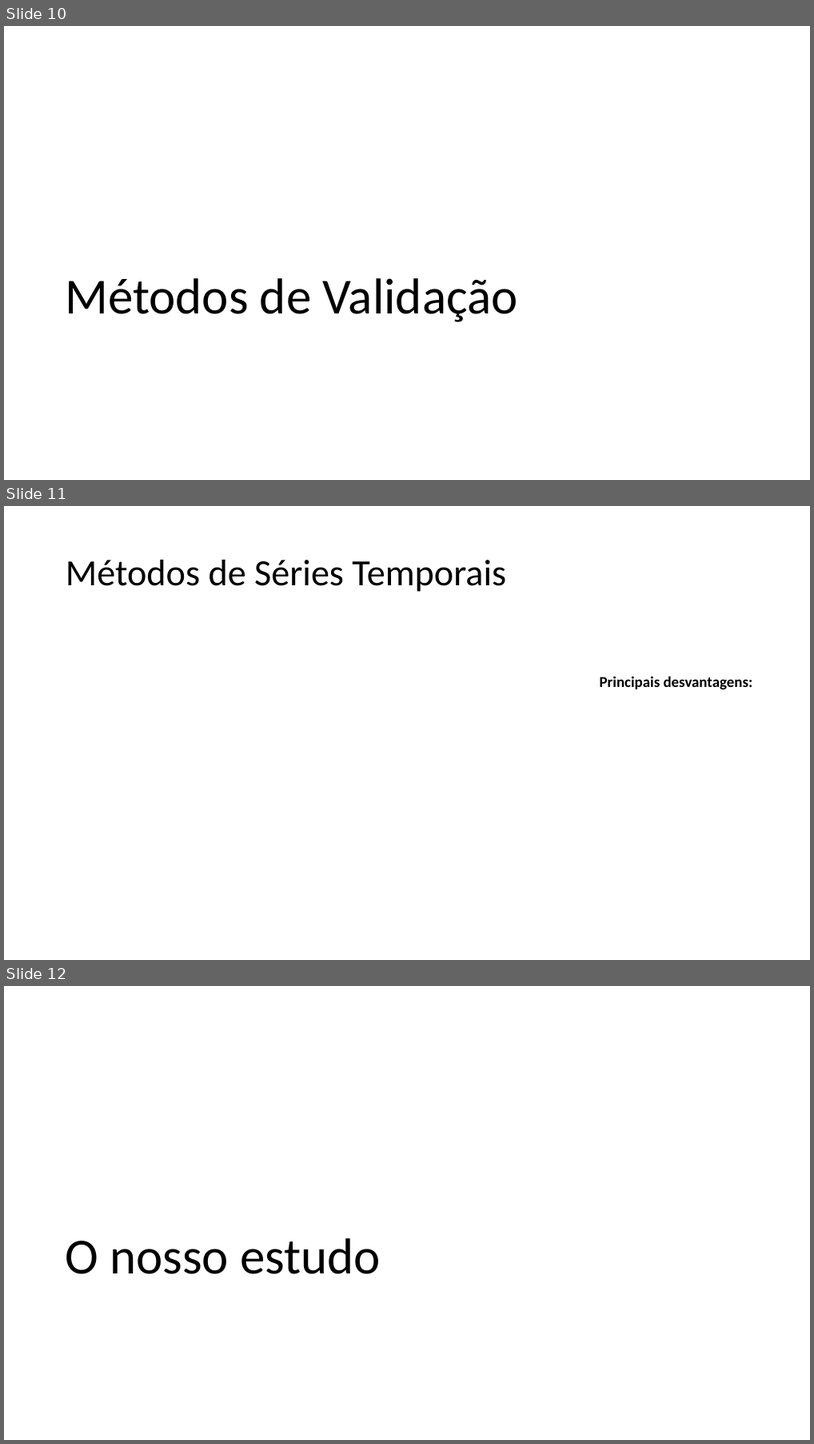
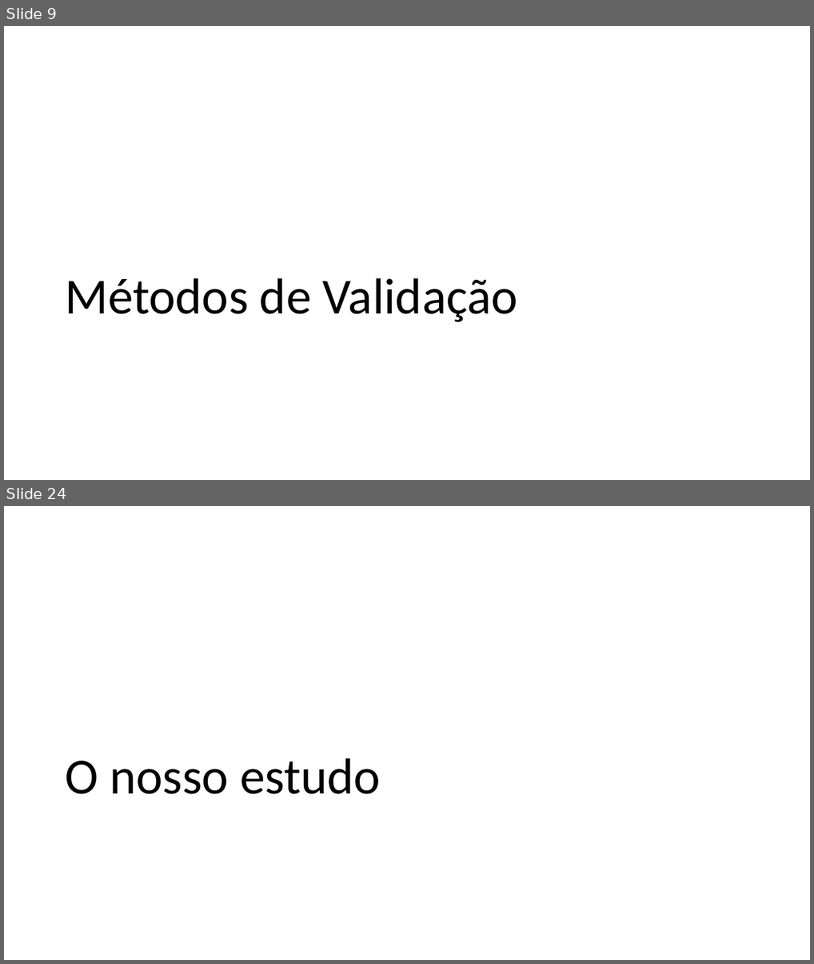
Before and after one commit to MiguelLoureiro98/timecave, a slide deck: papers/.ppt/cvtimeseries.pptx. Shown one above the other, each under a label of ours: slides 10, 11 and 12 before the commit, slides 9 and 24 after it; the slides between them are not shown. The pictures are 814x1444 and 814x964 pixels, drawn with LibreOffice and Linux fonts; fonts in the diff are those of the drawing. Boxes give left, top, right and bottom in pixels: in the first picture for what was removed or moved away, otherwise in the second. Text is boxed around its words. In the diff, an @@ line names an element or a change of style, - is before the commit and + after.

```diff
--- a/papers/.ppt/cvtimeseries.pptx
+++ b/papers/.ppt/cvtimeseries.pptx
@@ slide 11 removed at box(4, 506, 810, 960), background #FFFFFF @@
@@ title removed at box(66, 560, 506, 592) @@
-Métodos de Séries Temporais
@@ text removed at box(600, 676, 754, 690) @@
-Principais desvantagens:
@@ what was slide 10 is now slide 9 @@
@@ what was slide 12 is now slide 24 @@
```
Also in this commit, not shown: 5 slides changed, 21 slides added, 7 other slides removed.
